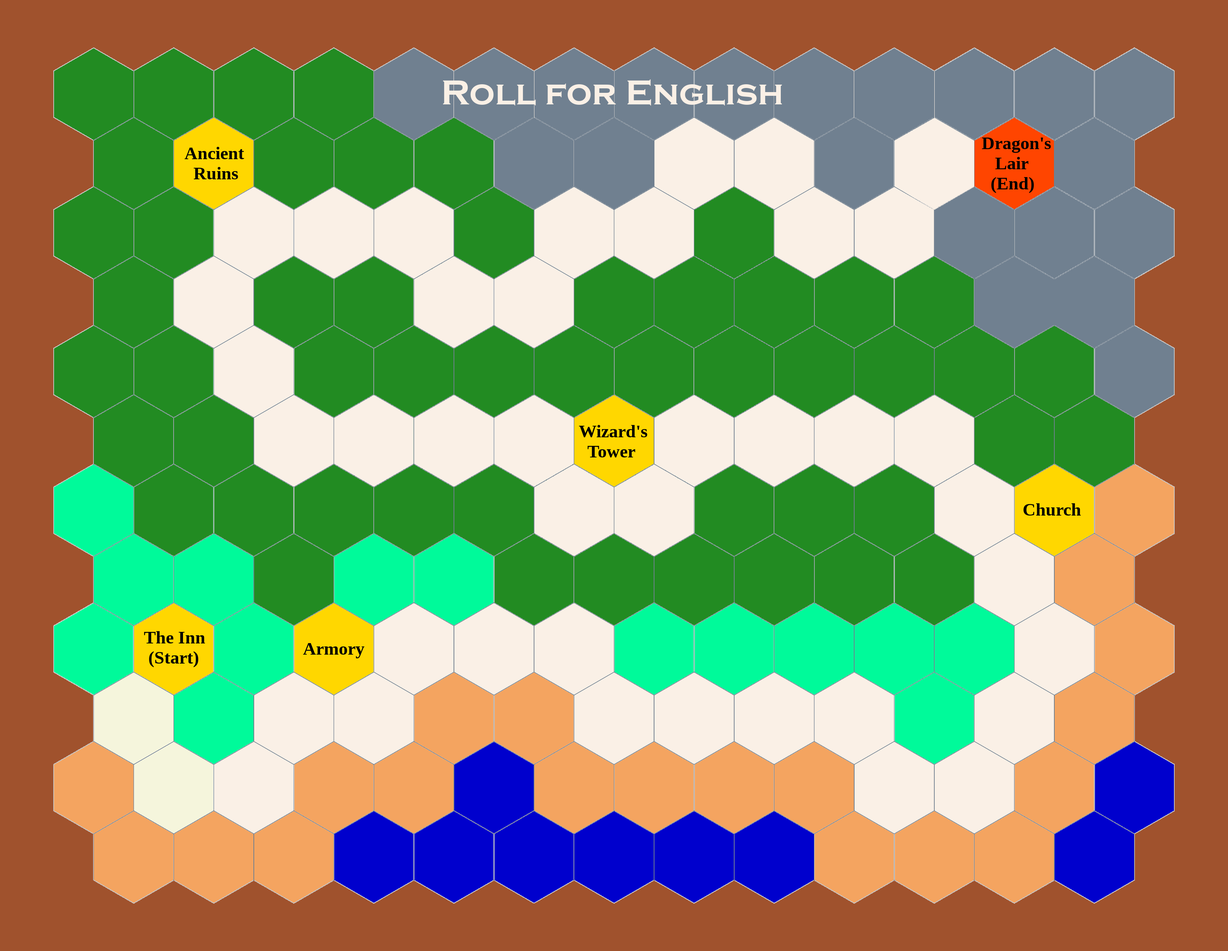
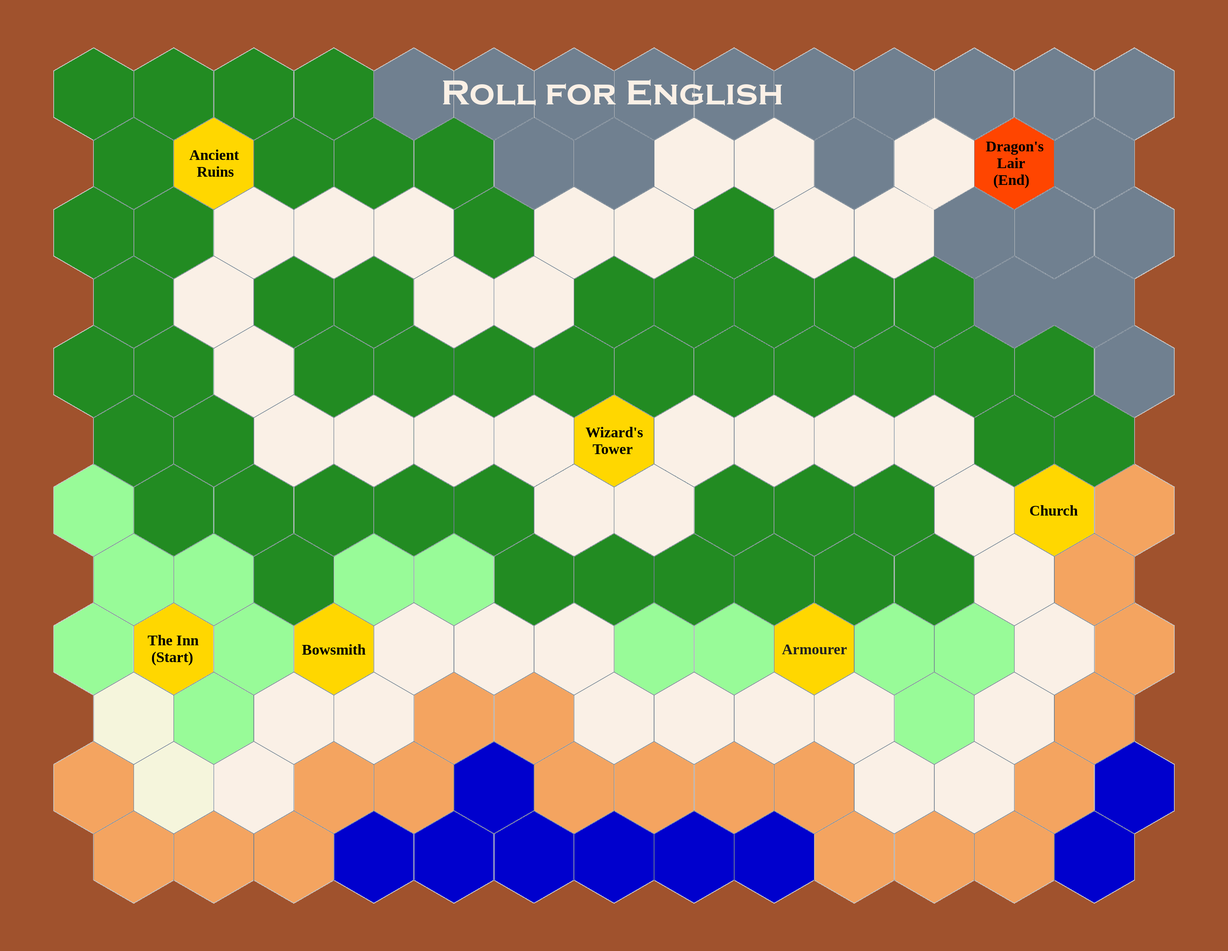
Before/after of a (1228, 951) layered artwork. What changed in the layer stack:
painted on "Dragon's ..." over [981, 137, 1052, 194]
painted on "Ancient ..." over [184, 146, 245, 180]
painted on "Wizard's ..." over [578, 424, 648, 458]
painted on "Church" over [1023, 503, 1081, 516]
added layer "Armourer" above "Bowsmith" over [781, 644, 847, 655]
renamed "Armory" to "Bowsmith", painted on it over [301, 642, 366, 659]
painted on "The Inn ..." over [143, 631, 205, 668]
painted on "hex-map.png" over [54, 464, 1015, 764]
